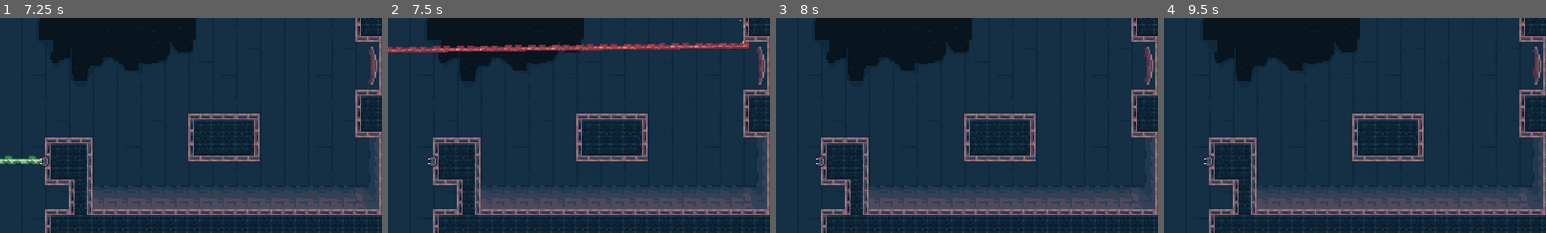
Above: before the commit, frames 1-4 (left to right).
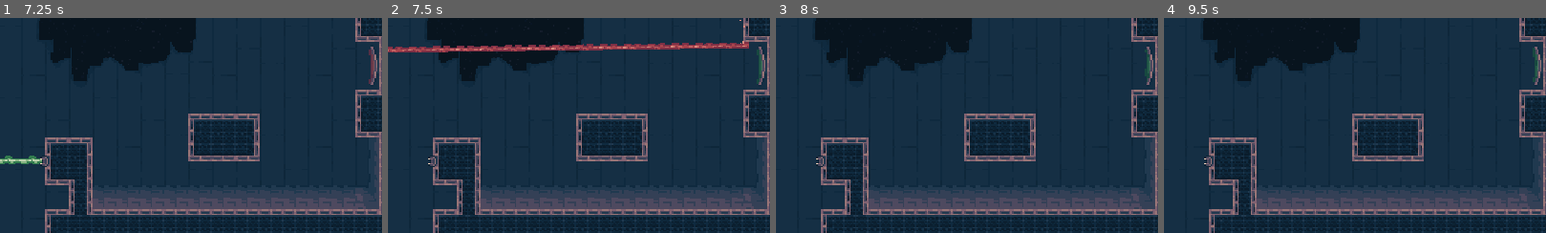
Above: after the commit, the same moments.

Repository: boukew99/godot_wild_jam_34
Game: Godot game, scene res://physics/2d/game.tscn
Two runs of this game, one before a commit and one after it. Both use one fixed random seed, a clock stepped at 60 frames per second and the inputs below. This scene is started directly instead of the project's main scene.
Inputs:
- Up to frame 1 (7.25 s): tap Enter (ui_accept) at 0.5, 0.77, 1.52, 3.02, 3.77, 4.52, 6.02, 6.77 s; hold Right (right) 0.53-1.28 s; hold Z (laser) 0.53-1.28 s; hold Down (down) 1.28-2.03 s; tap Z (laser) every 1.5 s from 1.35 to 5.85 s; hold Right (right) 2.03-2.78 s; hold Z (laser) 2.03-2.78 s; hold Up (up) 2.78-3.53 s; hold Z (laser) 3.53-4.28 s; hold Left (left) 3.53-5.03 s; hold Down (down) 5.03-5.78 s; hold Z (laser) 5.03-5.78 s; hold Right (right) 5.78-6.53 s; hold Up (up) from 6.53 s (still down); hold Z (laser) from 6.53 s (still down)
- Up to frame 2 (7.5 s): release Up (up) at 7.28 s; release Z (laser) at 7.28 s; hold Right (right) from 7.28 s (still down); tap Z (laser) at 7.35 s
- Up to frame 3 (8 s): keep holding Right (right); tap Enter (ui_accept) at 7.52 s
- Up to frame 4 (9.5 s): release Right (right) at 8.03 s; hold Down (down) 8.03-8.78 s; hold Z (laser) 8.03-8.78 s; hold Left (left) from 8.78 s (still down); tap Z (laser) at 8.85 s; tap Enter (ui_accept) at 9.02 s
The pictures show only the part of the screen within x 47-97%, y 50-100%; the shares and areas given below are measured in that part.

Frame 1 is identical in both runs. In frame 2, 0.1% of the frame differs, in the area x 96-98%, y 13-31%; in frame 3, 0.2%, in the area x 96-98%, y 13-30%; in frame 4, 0.2%.

Commit message:
laser target code

Diff:
--- a/godot_wild_jam_34/physics/2d/object/laser_target.gd
+++ b/godot_wild_jam_34/physics/2d/object/laser_target.gd
@@ -4,6 +4,7 @@
 export var active_time := 10.0 # 0 = not timer
 signal on_toggle(active)
 onready var timer = $Timer
+onready var animation_player = $AnimationPlayer
 
 func _ready():
 	if active_time: timer.wait_time = active_time
@@ -11,8 +12,10 @@
 func _on_laser_hit():
 	if timer.is_stopped():
 		emit_signal("on_toggle", true)
+		animation_player.play("Green")
 		if active_time: timer.start()
 
 
 func _on_Timer_timeout():
 	emit_signal("on_toggle", false)
+	animation_player.play("Red")
--- a/godot_wild_jam_34/physics/2d/object/laser_target.tscn
+++ b/godot_wild_jam_34/physics/2d/object/laser_target.tscn
@@ -56,7 +56,7 @@
 rotation = -1.5708
 texture = ExtResource( 2 )
 hframes = 12
-frame = 9
+frame = 8
 
 [node name="AnimationPlayer" type="AnimationPlayer" parent="."]
 autoplay = "Red"
